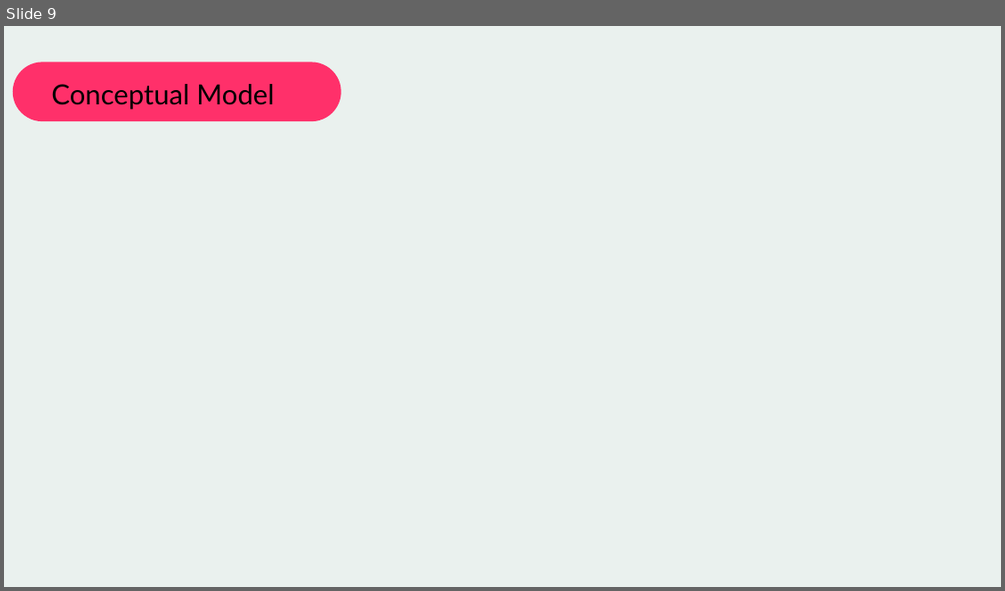
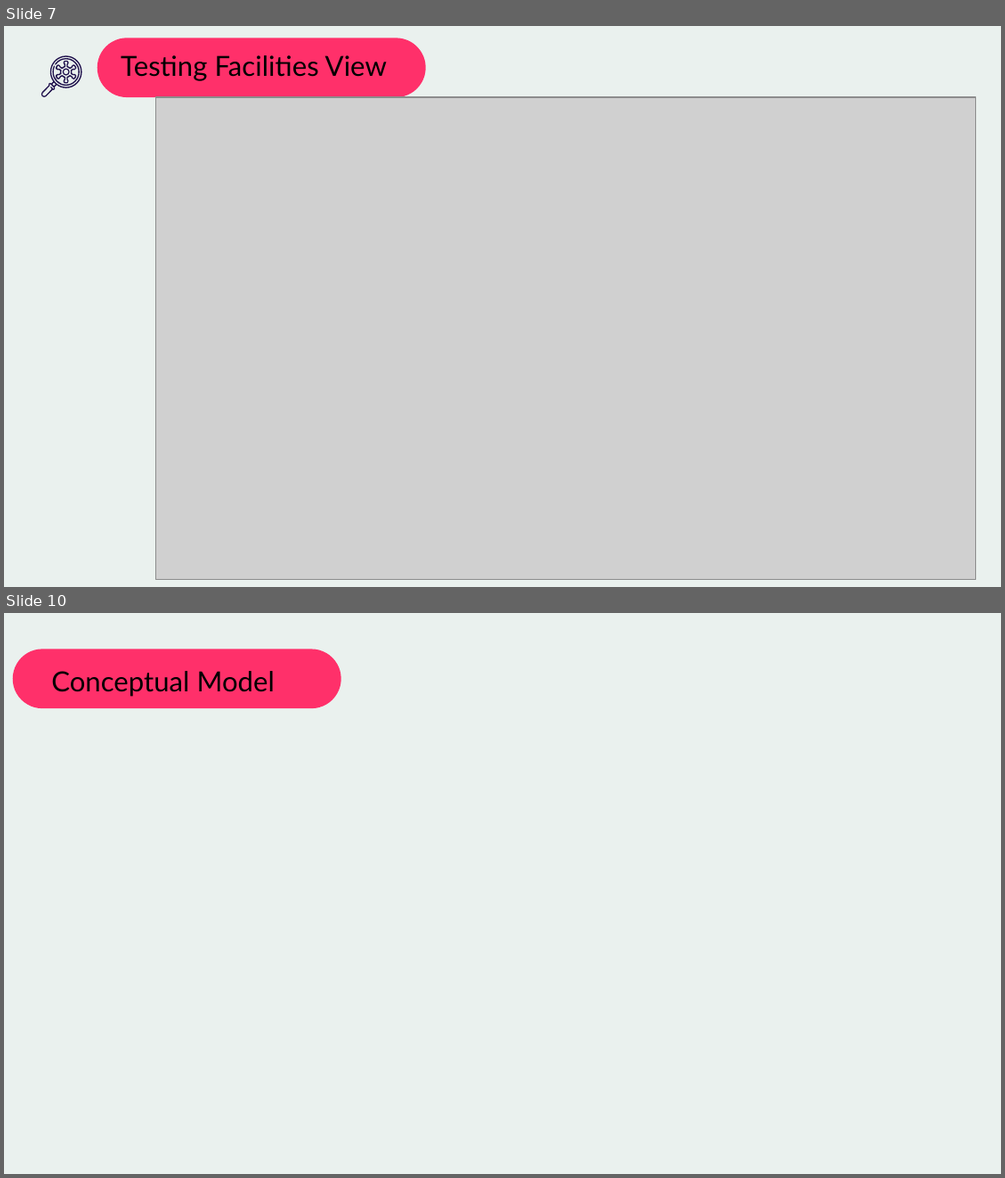
Before and after one commit to Andydandy77/COVID19-Management-System, a slide deck: COVID-19 Management System.pptx. Shown one above the other, each under a label of ours: slide 9 before the commit, slides 7 and 10 after it; the slides between them are not shown. The pictures are 1005x591 and 1005x1178 pixels, drawn with LibreOffice and Linux fonts; fonts in the diff are those of the drawing; grey boxes stand for pictures; background and template pictures are left out. Boxes give left, top, right and bottom in pixels: in the first picture for what was removed or moved away, otherwise in the second. Text is boxed around its words. In the diff, an @@ line names an element or a change of style, - is before the commit and + after.

```diff
--- a/COVID-19 Management System.pptx
+++ b/COVID-19 Management System.pptx
@@ slide 7 added at (4, 26, 1001, 587), background #EAF1EE @@
@@ rounded rectangle added at (97, 38, 426, 98), fill #FF306A @@
@@ group added at (40, 56, 81, 98): 4 freeform shapes @@
@@ text added at (121, 55, 387, 81), 20 pt, text #000000 @@
+Testing Facilities View
@@ picture added at (156, 97, 976, 578) @@
@@ what was slide 9 is now slide 10 @@
```
Also in this commit, not shown: 4 slides changed, 1 other slide added, 1 slide removed, 7 other files.
